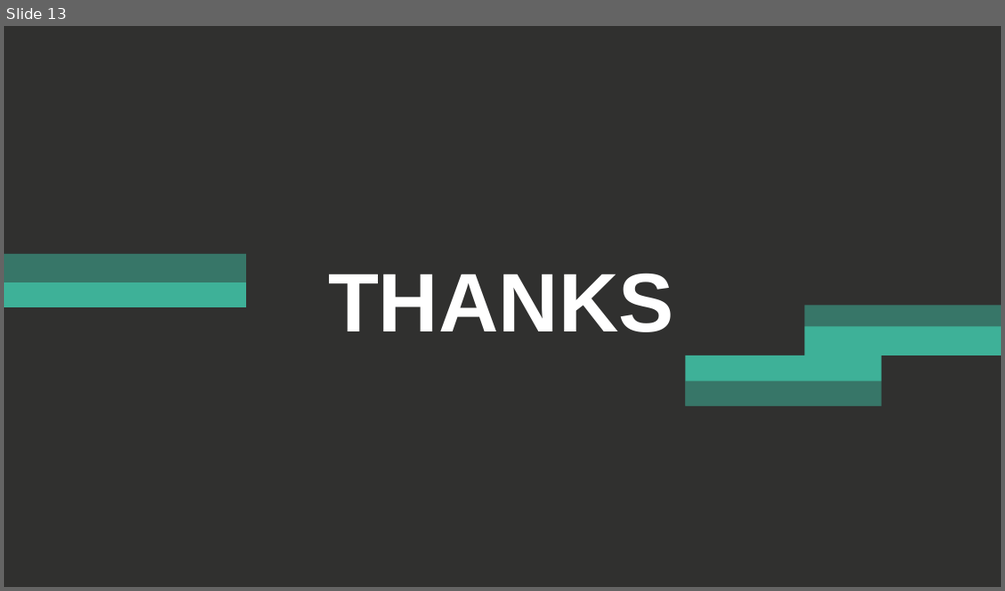
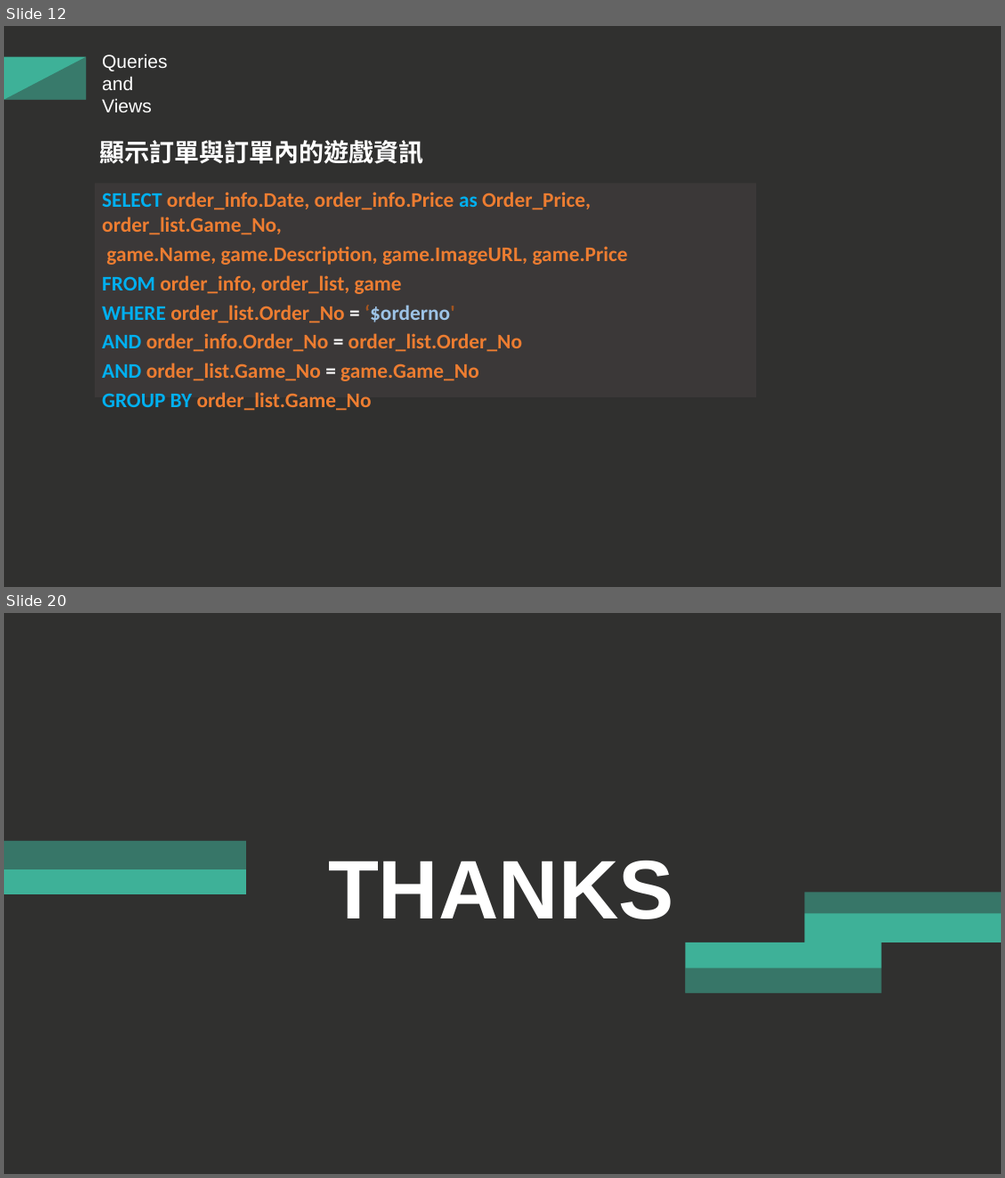
Before and after one commit to 13urgerKing/109-1DBMS, a slide deck: 109-1資料庫系統報告.pptx. Shown one above the other, each under a label of ours: slide 13 before the commit, slides 12 and 20 after it; the slides between them are not shown. The pictures are 1005x591 and 1005x1178 pixels, drawn with LibreOffice and Linux fonts; fonts in the diff are those of the drawing. Boxes give left, top, right and bottom in pixels: in the first picture for what was removed or moved away, otherwise in the second. Text is boxed around its words. In the diff, an @@ line names an element or a change of style, - is before the commit and + after.

```diff
--- a/109-1資料庫系統報告.pptx
+++ b/109-1資料庫系統報告.pptx
@@ slide 12 added at box(4, 26, 1001, 587), background #30302F @@
@@ rectangle added at box(4, 56, 86, 99), fill #3EB198 @@
@@ right triangle added at box(4, 56, 86, 99), fill #30302F at 42% opacity @@
@@ text added at box(102, 54, 167, 112), 18 pt, text #FFFFFF @@
+Queries
+and
+Views
@@ text added at box(99, 140, 423, 164), 24 pt, text #FFFFFF, bold @@
+顯示訂單與訂單內的遊戲資訊
@@ rectangle added at box(95, 183, 755, 397), fill #3B3838, 20 pt, text #ED7D31, bold @@
+SELECT order_info.Date, order_info.Price as Order_Price, order_list.Game_No,
+game.Name, game.Description, game.ImageURL, game.Price
+FROM order_info, order_list, game
+WHERE order_list.Order_No = ‘$orderno'
+AND order_info.Order_No = order_list.Order_No
+AND order_list.Game_No = game.Game_No
+GROUP BY order_list.Game_No
@@ what was slide 13 is now slide 20 @@
```
Also in this commit, not shown: 10 slides changed, 8 other slides added, 2 slides removed.
